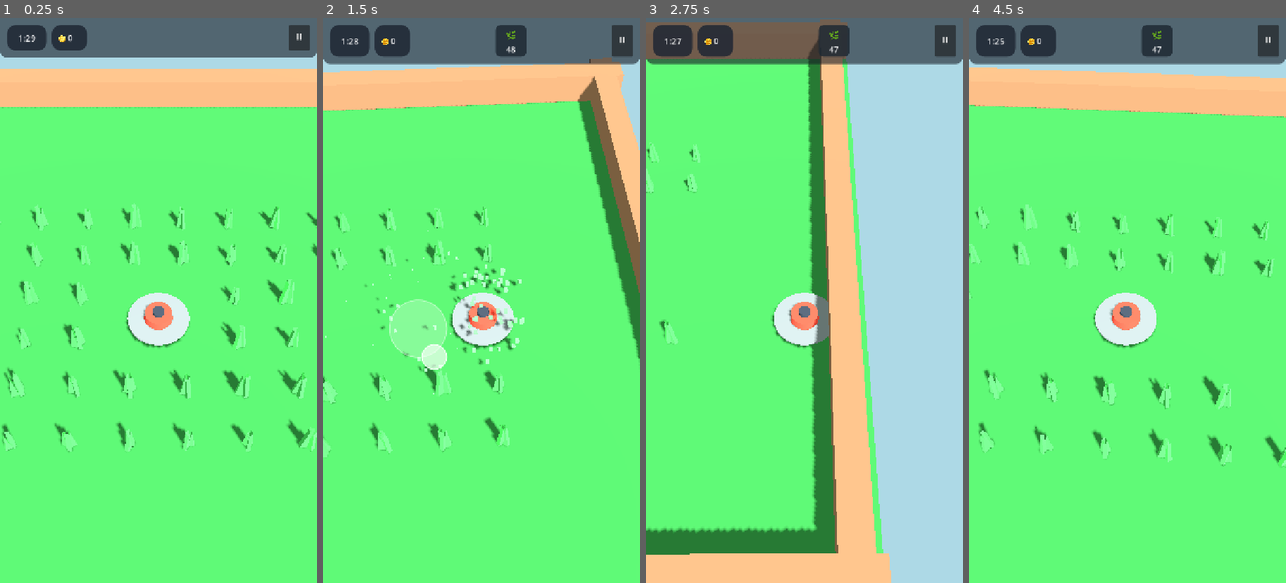
Above: before the commit, frames 1-4 (left to right).
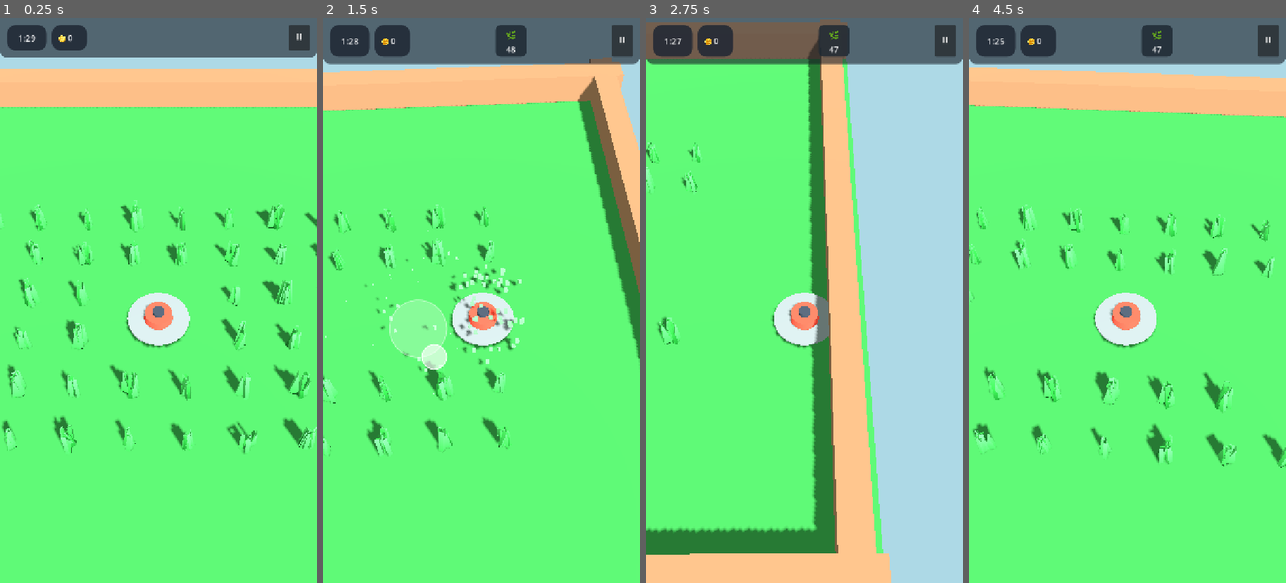
Above: after the commit, the same moments.

Repository: rogerbif/grass-cut-bot
Game: Godot game, scene res://scenes/main.tscn
Same seed, same stepped clock (60 frames per second), same inputs: the game is played once before the commit and once after it.
Inputs (mouse positions are in pixels of both pictures, inside the frame that each line leads up to):
- Up to frame 1 (0.25 s): no input
- Up to frame 2 (1.5 s): move the mouse to (551, 272) at 0.52 s; hold Right (ui_right) 0.53-1.25 s; click (551, 272) at 0.67 s; drag from (418, 328) to (465, 413) at 1.27 s
- Up to frame 3 (2.75 s): move the mouse to (836, 176) at 2.02 s; hold Right (ui_right) from 2.03 s (still down)
- Up to frame 4 (4.5 s): release Right (ui_right) at 2.75 s; drag from (1111, 413) to (1032, 215) at 2.77 s; move the mouse to (1222, 385) at 3.52 s; hold Left (ui_left) 3.53-4.25 s; drag from (1032, 215) to (1079, 159) at 4.27 s

The runs differ from the first frame. In frame 1, 4.2% of the frame differs, in the area x 0-100%, y 32-78%; in frame 2, 1.8%; in frame 3, 0.4%; in frame 4, 3.2%.

Commit message:
feat(shader): shader de grama interativa com flexao radial e vento [v0.2.1-shader]

Diff:
--- a/project.godot
+++ b/project.godot
@@ -47,3 +47,8 @@
 renderer/rendering_method="mobile"
 textures/vram_compression/import_etc2_astc=true
 lights_and_shadows/directional_shadow/size=2048
+
+[shader_globals]
+
+cutter_pos={"type":"vec3","value":Vector3(0, 0, 0)}
+cutter_interact_radius={"type":"float","value":1.6}
--- a/scenes/plants/flower_tuft.tscn
+++ b/scenes/plants/flower_tuft.tscn
@@ -1,28 +1,25 @@
 [gd_scene load_steps=10 format=3 uid="uid://flower_tuft_01"]
 
 [ext_resource type="Script" path="res://scripts/plants/plant.gd" id="1_flower"]
+[ext_resource type="Material" uid="uid://interactive_grass_mat_01" path="res://shaders/interactive_grass_material.tres" id="2_grass_mat"]
+[ext_resource type="Material" uid="uid://interactive_flower_mat_01" path="res://shaders/interactive_flower_material.tres" id="3_flower_mat"]
 
 [sub_resource type="CylinderShape3D" id="CylinderShape3D_area"]
 height = 0.75
 radius = 0.35
 
-[sub_resource type="StandardMaterial3D" id="StandardMaterial3D_stem"]
-roughness = 0.9
-albedo_color = Color(0.2, 0.55, 0.25, 1)
-
 [sub_resource type="CylinderMesh" id="CylinderMesh_stem"]
-material = SubResource("StandardMaterial3D_stem")
+material = ExtResource("2_grass_mat")
 top_radius = 0.03
 bottom_radius = 0.04
 height = 0.45
-
-[sub_resource type="StandardMaterial3D" id="StandardMaterial3D_petal"]
-roughness = 0.9
-albedo_color = Color(0.9, 0.2, 0.55, 1)
+radial_segments = 6
+rings = 3
 
 [sub_resource type="BoxMesh" id="BoxMesh_petal"]
-material = SubResource("StandardMaterial3D_petal")
+material = ExtResource("3_flower_mat")
 size = Vector3(0.24, 0.08, 0.24)
+subdivide_height = 2
 
 [sub_resource type="StandardMaterial3D" id="StandardMaterial3D_center"]
 roughness = 0.9
--- a/scenes/plants/grass_tuft.tscn
+++ b/scenes/plants/grass_tuft.tscn
@@ -1,18 +1,16 @@
 [gd_scene load_steps=8 format=3 uid="uid://grass_tuft_01"]
 
 [ext_resource type="Script" path="res://scripts/plants/plant.gd" id="1_plant"]
+[ext_resource type="Material" uid="uid://interactive_grass_mat_01" path="res://shaders/interactive_grass_material.tres" id="2_grass_mat"]
 
 [sub_resource type="CylinderShape3D" id="CylinderShape3D_area"]
 height = 0.6
 radius = 0.35
 
-[sub_resource type="StandardMaterial3D" id="StandardMaterial3D_grass"]
-roughness = 0.9
-albedo_color = Color(0.24, 0.65, 0.28, 1)
-
 [sub_resource type="PrismMesh" id="PrismMesh_blade"]
-material = SubResource("StandardMaterial3D_grass")
-size = Vector3(0.16, 0.6, 0.08)
+material = ExtResource("2_grass_mat")
+size = Vector3(0.18, 0.65, 0.08)
+subdivide_height = 3
 
 [sub_resource type="StandardMaterial3D" id="StandardMaterial3D_particle"]
 roughness = 0.9
@@ -55,6 +53,10 @@
 transform = Transform3D(0.258819, 0, 0.965926, 0, 1, 0, -0.965926, 0, 0.258819, 0, 0.33, -0.05)
 mesh = SubResource("PrismMesh_blade")
 
+[node name="Blade4" type="MeshInstance3D" parent="VisualMesh"]
+transform = Transform3D(0.258819, 0, -0.965926, 0, 1, 0, 0.965926, 0, 0.258819, -0.04, 0.26, 0.04)
+mesh = SubResource("PrismMesh_blade")
+
 [node name="CutParticles" type="CPUParticles3D" parent="."]
 transform = Transform3D(1, 0, 0, 0, 1, 0, 0, 0, 1, 0, 0.2, 0)
 emitting = false
--- a/scenes/plants/wheat_tuft.tscn
+++ b/scenes/plants/wheat_tuft.tscn
@@ -1,28 +1,28 @@
 [gd_scene load_steps=9 format=3 uid="uid://wheat_tuft_01"]
 
 [ext_resource type="Script" path="res://scripts/plants/plant.gd" id="1_wheat"]
+[ext_resource type="Material" uid="uid://interactive_wheat_mat_01" path="res://shaders/interactive_wheat_material.tres" id="2_wheat_mat"]
 
 [sub_resource type="CylinderShape3D" id="CylinderShape3D_area"]
 height = 0.8
 radius = 0.35
 
-[sub_resource type="StandardMaterial3D" id="StandardMaterial3D_stalk"]
-roughness = 0.9
-albedo_color = Color(0.85, 0.72, 0.28, 1)
-
 [sub_resource type="CylinderMesh" id="CylinderMesh_stalk"]
-material = SubResource("StandardMaterial3D_stalk")
+material = ExtResource("2_wheat_mat")
 top_radius = 0.03
 bottom_radius = 0.04
 height = 0.55
+radial_segments = 6
+rings = 3
+
+[sub_resource type="BoxMesh" id="BoxMesh_head"]
+material = ExtResource("2_wheat_mat")
+size = Vector3(0.12, 0.32, 0.12)
+subdivide_height = 2
 
 [sub_resource type="StandardMaterial3D" id="StandardMaterial3D_head"]
 roughness = 0.9
 albedo_color = Color(0.96, 0.75, 0.15, 1)
-
-[sub_resource type="BoxMesh" id="BoxMesh_head"]
-material = SubResource("StandardMaterial3D_head")
-size = Vector3(0.12, 0.32, 0.12)
 
 [sub_resource type="BoxMesh" id="BoxMesh_particle"]
 material = SubResource("StandardMaterial3D_head")
--- a/scripts/cutter/cutter.gd
+++ b/scripts/cutter/cutter.gd
@@ -18,8 +18,21 @@
 
 func _ready() -> void:
 	update_upgrades()
+	_update_shader_globals()
 	if UpgradeManager != null:
 		UpgradeManager.upgrade_purchased.connect(_on_upgrade_purchased)
+
+func _process(_delta: float) -> void:
+	_update_shader_globals()
+
+func _update_shader_globals() -> void:
+	var blade_radius: float = 0.65
+	if UpgradeManager != null:
+		blade_radius = UpgradeManager.get_blade_radius()
+	var interact_radius: float = blade_radius + 0.95
+	RenderingServer.global_shader_parameter_set("cutter_pos", global_position)
+	RenderingServer.global_shader_parameter_set("cutter_interact_radius", interact_radius)
+
 
 func _on_upgrade_purchased(upgrade_name: String, _level: int) -> void:
 	if upgrade_name == "radius" or upgrade_name == "speed":
--- /dev/null
+++ b/shaders/interactive_flower_material.tres
@@ -0,0 +1,14 @@
+[gd_resource type="ShaderMaterial" load_steps=2 format=3 uid="uid://interactive_flower_mat_01"]
+
+[ext_resource type="Shader" path="res://shaders/interactive_grass.gdshader" id="1_shader"]
+
+[resource]
+render_priority = 0
+shader = ExtResource("1_shader")
+shader_parameter/interact_power = 0.70
+shader_parameter/wind_speed = 2.2
+shader_parameter/wind_strength = 0.06
+shader_parameter/color_base = Color(0.15, 0.45, 0.2, 1)
+shader_parameter/color_top = Color(0.92, 0.22, 0.58, 1)
+shader_parameter/roughness = 0.9
+shader_parameter/specular = 0.15
--- /dev/null
+++ b/shaders/interactive_grass.gdshader
@@ -0,0 +1,54 @@
+shader_type spatial;
+render_mode cull_disabled;
+
+// Posição e raio do cortador passados via RenderingServer / global uniforms
+global uniform vec3 cutter_pos;
+global uniform float cutter_interact_radius;
+
+// Parâmetros de curvatura e interação
+uniform float interact_power : hint_range(0.0, 2.0) = 0.85;
+uniform float wind_speed : hint_range(0.0, 10.0) = 2.5;
+uniform float wind_strength : hint_range(0.0, 1.0) = 0.08;
+
+// Gradiente de cor fosco Low Poly (base -> topo)
+uniform vec4 color_base : source_color = vec4(0.12, 0.42, 0.16, 1.0);
+uniform vec4 color_top : source_color = vec4(0.35, 0.78, 0.38, 1.0);
+uniform float roughness : hint_range(0.0, 1.0) = 0.9;
+uniform float specular : hint_range(0.0, 1.0) = 0.15;
+
+void vertex() {
+	// Converte para coordenadas globais de mundo
+	vec3 world_vert = (MODEL_MATRIX * vec4(VERTEX, 1.0)).xyz;
+
+	// Vetor horizontal de afastamento do cortador
+	vec3 direction = world_vert - cutter_pos;
+	direction.y = 0.0;
+	float len = length(direction);
+	vec3 dir_norm = (len > 0.001) ? (direction / len) : vec3(0.0, 0.0, 1.0);
+
+	// Atenuação suave por distância radial
+	float dist = distance(cutter_pos, world_vert);
+	float power = smoothstep(cutter_interact_radius, 0.0, dist);
+
+	// Fator de altura: a base da planta fica firme no chão e a ponta se curva
+	float height_factor = clamp(1.0 - UV.y, 0.0, 1.0);
+	if (height_factor < 0.05 && VERTEX.y > 0.0) {
+		height_factor = clamp(VERTEX.y / 0.6, 0.0, 1.0);
+	}
+
+	// Converte direção de volta para o espaço de modelo e deforma o vértice
+	vec3 model_dir = (vec4(dir_norm, 0.0) * MODEL_MATRIX).xyz;
+	VERTEX += model_dir * power * interact_power * height_factor;
+
+	// Balanço orgânico suave de vento no topo
+	float wind = sin(TIME * wind_speed + world_vert.x * 2.0 + world_vert.z * 1.5) * wind_strength;
+	VERTEX.x += wind * height_factor;
+	VERTEX.z += wind * 0.6 * height_factor;
+}
+
+void fragment() {
+	float h = clamp(1.0 - UV.y, 0.0, 1.0);
+	ALBEDO = mix(color_base.rgb, color_top.rgb, h);
+	ROUGHNESS = roughness;
+	SPECULAR = specular;
+}
--- /dev/null
+++ b/shaders/interactive_grass_material.tres
@@ -0,0 +1,14 @@
+[gd_resource type="ShaderMaterial" load_steps=2 format=3 uid="uid://interactive_grass_mat_01"]
+
+[ext_resource type="Shader" path="res://shaders/interactive_grass.gdshader" id="1_shader"]
+
+[resource]
+render_priority = 0
+shader = ExtResource("1_shader")
+shader_parameter/interact_power = 0.85
+shader_parameter/wind_speed = 2.5
+shader_parameter/wind_strength = 0.08
+shader_parameter/color_base = Color(0.1, 0.35, 0.14, 1)
+shader_parameter/color_top = Color(0.3, 0.75, 0.35, 1)
+shader_parameter/roughness = 0.9
+shader_parameter/specular = 0.15
--- /dev/null
+++ b/shaders/interactive_wheat_material.tres
@@ -0,0 +1,14 @@
+[gd_resource type="ShaderMaterial" load_steps=2 format=3 uid="uid://interactive_wheat_mat_01"]
+
+[ext_resource type="Shader" path="res://shaders/interactive_grass.gdshader" id="1_shader"]
+
+[resource]
+render_priority = 0
+shader = ExtResource("1_shader")
+shader_parameter/interact_power = 0.75
+shader_parameter/wind_speed = 2.0
+shader_parameter/wind_strength = 0.07
+shader_parameter/color_base = Color(0.65, 0.5, 0.15, 1)
+shader_parameter/color_top = Color(0.96, 0.78, 0.18, 1)
+shader_parameter/roughness = 0.9
+shader_parameter/specular = 0.15
Not shown, added: shaders/interactive_grass.gdshader.uid
Not shown, changed: docs/02_entidades_e_mecanicas/SISTEMA_DE_VEGETACAO.md
Not shown, added: docs/historico_melhorias/002_shader_interativo_grama_arnklit.md
Not shown, changed: docs/historico_melhorias/INDICE_MELHORIAS.md
